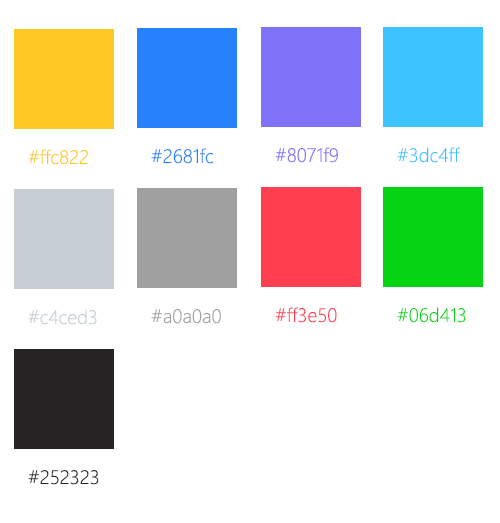
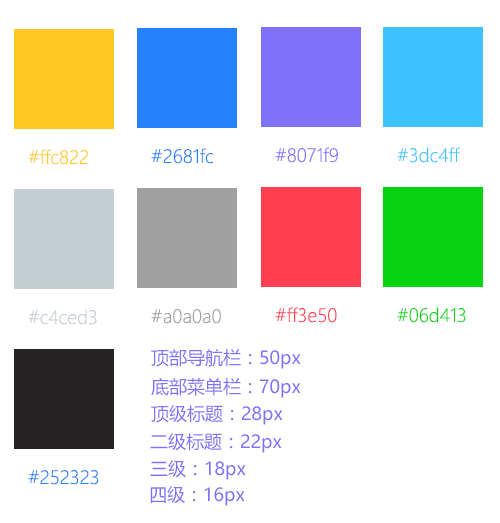
Layer changes from the first 500 x 523 image to the second:
added layer "四级：16px" above "三级：18px" over bbox(150, 486, 245, 506)
added layer "三级：18px" above "二级标题：22px" over bbox(150, 460, 246, 480)
added layer "二级标题：22px" above "顶级标题：28px" over bbox(150, 433, 282, 453)
added layer "顶级标题：28px" above "底部菜单栏：70px" over bbox(151, 405, 283, 425)
added layer "底部菜单栏：70px" above "顶部导航栏：50px" over bbox(151, 377, 301, 398)
added layer "顶部导航栏：50px" above "组 1 拷贝 7" over bbox(151, 349, 301, 369)
painted on "#252323" over bbox(28, 470, 99, 485)
